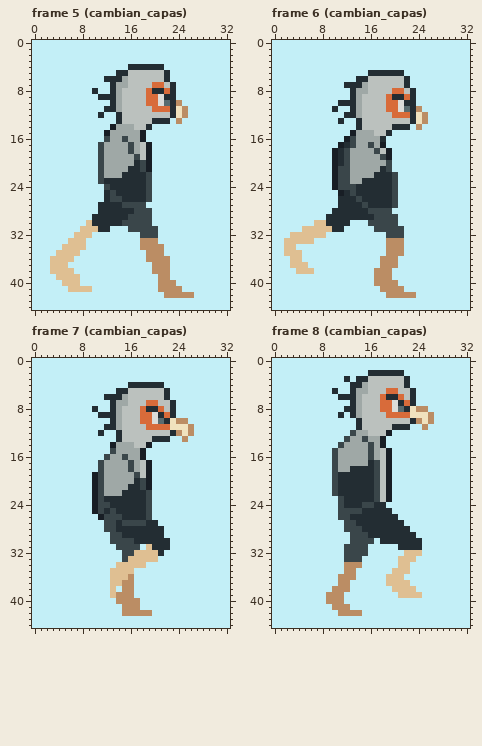
Pixel-art file: Personal_Genessis/Animaciones/Secretario_caminar.aseprite. This is how it looked before the edit.
33x45 pixels, 8 frames. Shown: frame 5 (cambian_capas), frame 6 (cambian_capas), frame 7 (cambian_capas), frame 8 (cambian_capas). The commit also changed other frames, which this record leaves out.
And afterwards:
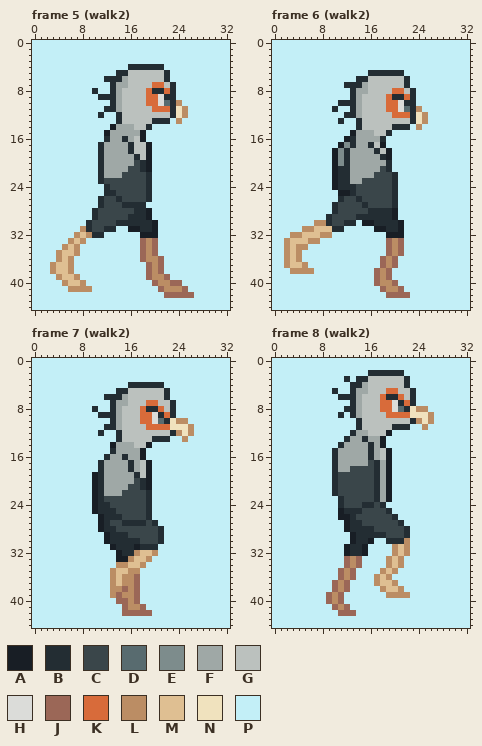
Palette (. is transparent): A #181e25  B #232d33  C #3a464a  D #586b6f  E #7d8c8c  F #9fa8a6  G #bbc1be  H #dbdcd9  J #9b6757  K #d86b3a  L #bb8d64  M #dfbf92  N #f0e2be  P #c3eff7
Changes in this commit:
Changed rows in their new state; - is an unchanged pixel.
Frame 5 (walk2):
first column x 3:
16 ---------B--B-G---------
17 --------B----BG---------
18 --------B----BG---------
19 --------B-----B---------
20 --------B-----CB--------
21 --------B----CCB--------
22 --------B---CCCCB-------
23 --------BCCCCCCCB-------
24 ---------BCCCCCCB-------
25 ----------BCCCCCB-------
26 --------BC-BCCCCB-------
27 ---------CCCBBBB--------
28 -------BCCCCCCBBA-------
29 --------CCCCCBBBA-------
30 ------BCCCC-BBBBBA------
31 -----LBCC-B--AABBA------
32 ----L-LBB------AAA------
33 ---L-L---------J-J------
34 --L-LP---------J-JP-----
35 -L--L----------J-JP-----
36 PL-L-----------J--JP----
37 L--L------------J-JP----
38 L--L------------J-JP----
39 -L--L-----------JL-J----
40 --L--L-----------J--JJ--
41 ---LLLL-----------J---J-
42 -------------------JJJJJ
Frame 6 (walk2):
first column x 2:
16 -----------B----------
17 ----------EB--BG------
18 ---------EB----B------
19 ---------EB-----B-----
20 ---------EB------B----
21 ---------BB-----CB----
22 ---------BB----CCCB---
23 ---------BB--CCCCCB---
24 ---------BBBCCCCCCB---
25 ----------ABCCCCCCB---
26 ----------CCBCCCCCB---
27 --------BCCCCBCCCCB---
28 ---------CCCCCBBBBA---
29 --------CCCC---BBBA---
30 -----LL-CC-B-AABBBBA--
31 ---LL----------AABBA--
32 -LL---LL---------AAA--
33 L---LL-----------J-J--
34 L-LL-------------J-J--
35 L-L--------------J-J--
36 L-L-------------J-J---
37 L--L------------J-J---
38 -LLLL----------J-J----
39 ---------------J-J----
40 ---------------J--J---
41 ----------------J--J--
42 -----------------JJJJP
Frame 7 (walk2):
first column x 11:
15 --B---------
16 -B--B-------
17 B----B------
18 B----B------
19 B-----B-----
20 B-----CB----
21 B----CCB----
22 B---CCCCB---
23 BCCCCCCCB---
24 BBCCCCCCB---
25 B-BCCCCCB---
26 -BBBCCCCB---
27 AB-CBBBBC---
28 ABBCCCCCCC--
29 -ABB-CCCCC--
30 -ABBBB-CCC-P
31 --ABBBABB-PP
32 ---ABBL--LP-
33 ---AAL--LP--
34 ---LL--L----
35 --L--LL-----
36 --L-L-J-----
37 --L---J-----
38 --LLJ-J-----
39 --LJ--J-----
40 ---JJ-J-----
41 ----J--J----
42 ----JJJJJ---
Frame 8 (walk2):
first column x 9:
12 ----B-----------
13 ---B--B---------
14 --B----B--------
15 -B-----B--------
16 -B-----B--------
17 -B-----CBF------
18 -B--CCCCBF------
19 -BCCCCCCBF------
20 -BCCCCCCBF------
21 -BCCCCCCBF------
22 -BCCCCCCBF------
23 --BCCCCCBF------
24 --BCCCBBC-------
25 --ABBBCCCC------
26 --AA-CCCCCC-----
27 ---AB-CCCCCC----
28 ---ABB--CCCCC---
29 ----ABB---CCC-P-
30 ----ABBA-P---LPP
31 ---ABBA----LMLPP
32 ---ABBA----LMLPP
33 ---JLJ----LMLPP-
34 ---J-J----LMLP--
35 --J-J----LMLPP--
36 --J-J---LMLPP---
37 -J-J----LM-LPP--
38 -J-J-----LM-LPP-
39 J-J-------LLLLPP
40 J-J-------------
41 -J-J------------
42 --JJJP----------
Changed places in both pictures, as pixel boxes (x1, y1, x2, y2):
changed: (50, 136, 194, 298)
changed: (284, 136, 416, 298)
changed: (98, 448, 170, 616)
changed: (326, 430, 422, 616)
